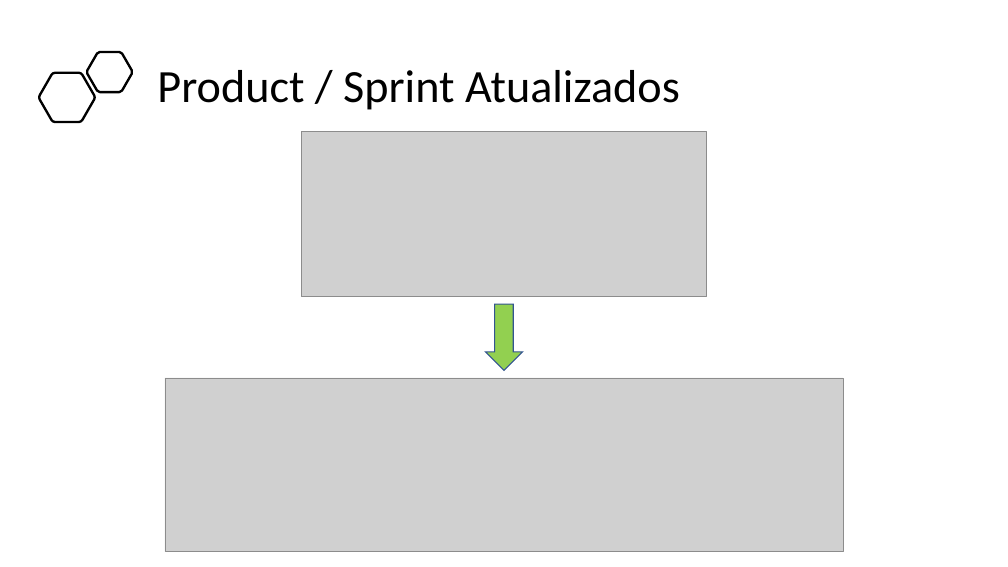
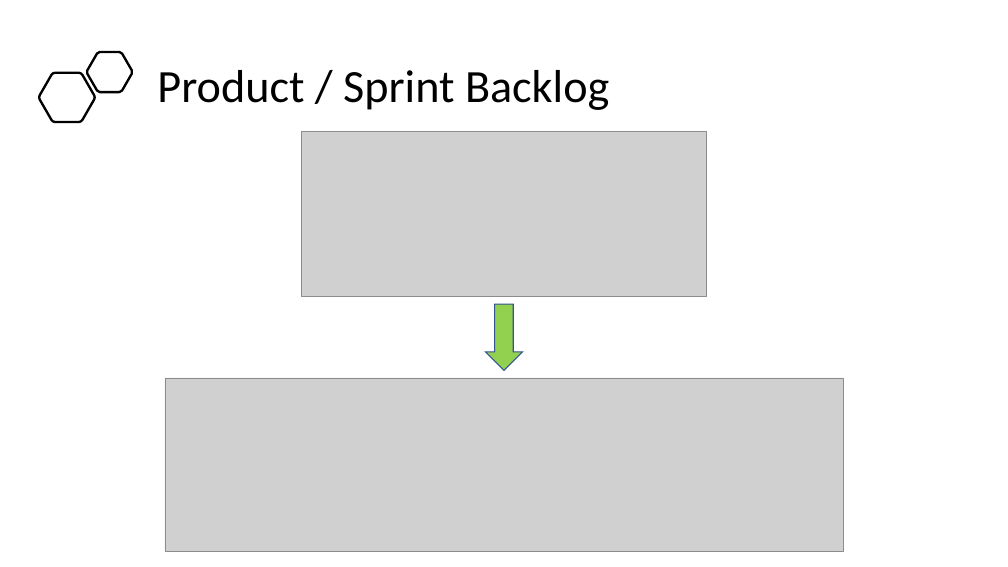
Before and after one commit to BandTec/project-hunter, a slide deck: slide 5 of Documentação/Apresentação - Sprint 2.pptx. Drawn at 1008x567 pixels with LibreOffice and Linux fonts; fonts in the diff are those of the drawing; grey boxes stand for pictures. Boxes give left, top, right and bottom in pixels: in the first picture for what was removed or moved away, otherwise in the second. Text is boxed around its words. In the diff, an @@ line names an element or a change of style, - is before the commit and + after.

```diff
--- a/Documentação/Apresentação - Sprint 2.pptx
+++ b/Documentação/Apresentação - Sprint 2.pptx
@@ title at box(157, 70, 609, 110): text changed @@
-Product / Sprint Atualizados
+Product / Sprint Backlog
```
Also in this commit, not shown: 1 other slide changed, 2 other files.
